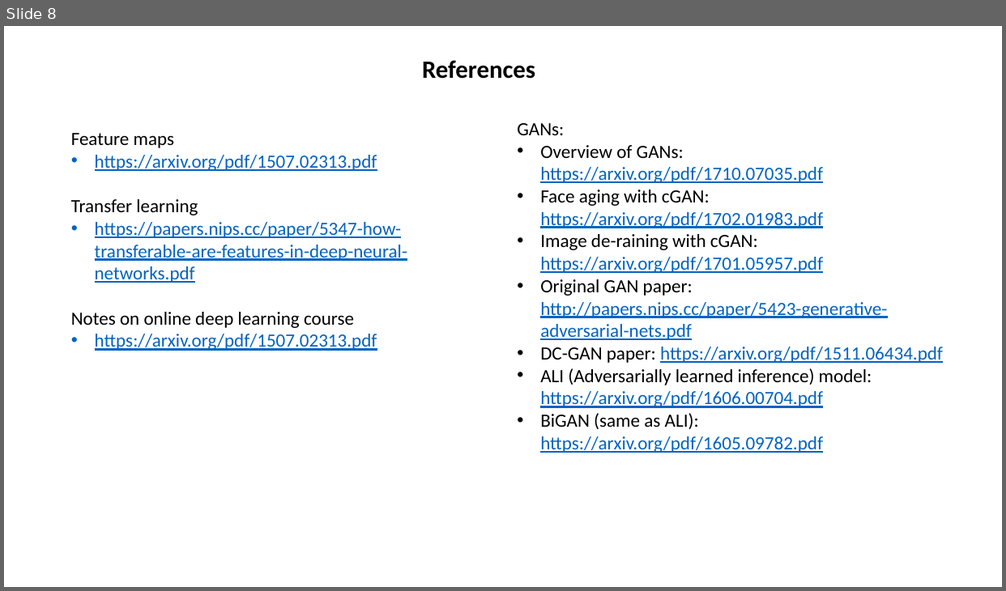
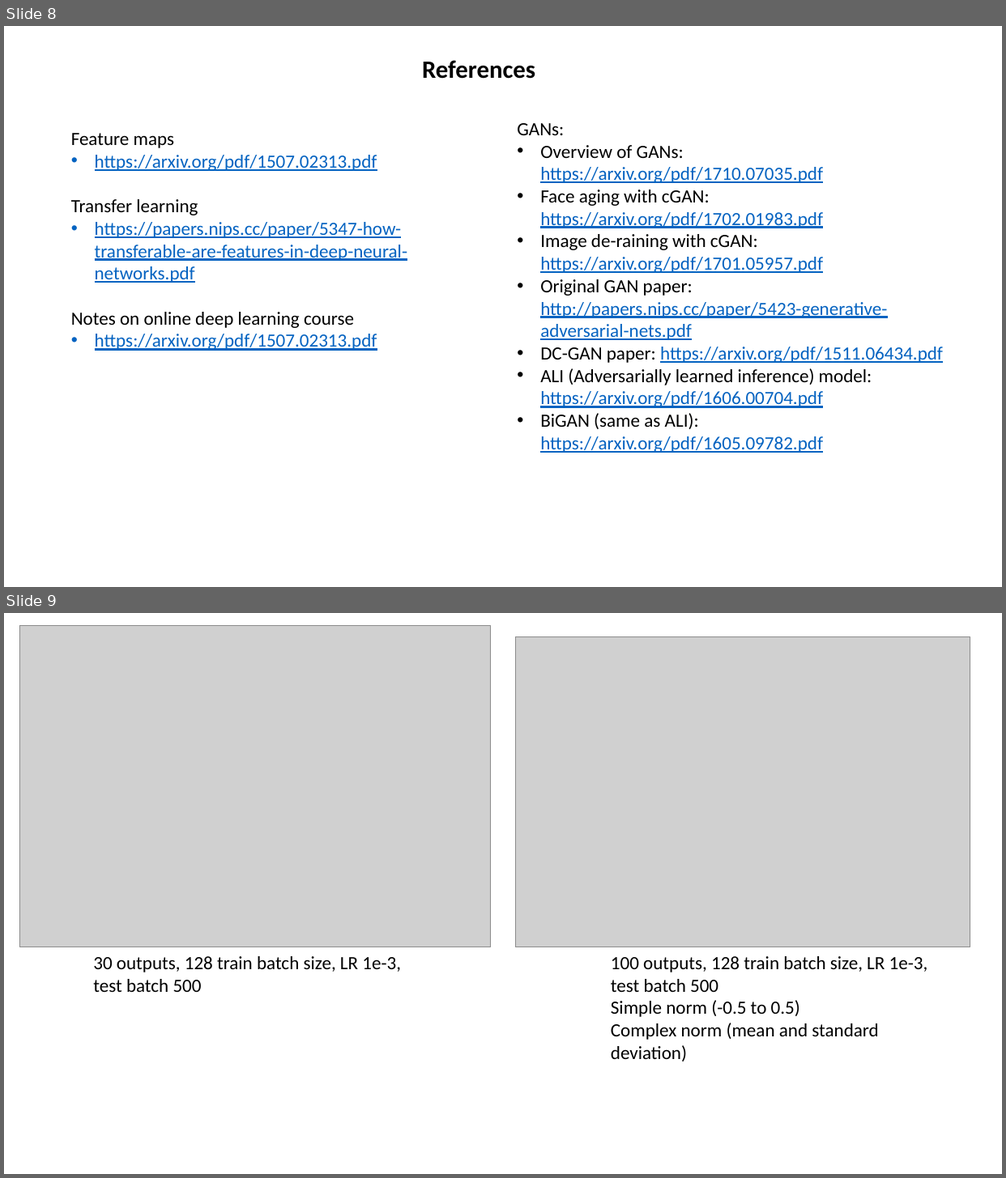
Before and after one commit to SebStrug/ML-for-Chinese-Calligraphy, a slide deck: Compiled graphs.pptx. Shown one above the other, each under a label of ours: slide 8 before the commit, slides 8 and 9 after it. The pictures are 1006x591 and 1006x1178 pixels, drawn with LibreOffice and Linux fonts; fonts in the diff are those of the drawing; grey boxes stand for pictures. Boxes give left, top, right and bottom in pixels: in the first picture for what was removed or moved away, otherwise in the second. Text is boxed around its words. In the diff, an @@ line names an element or a change of style, - is before the commit and + after.

```diff
--- a/Compiled graphs.pptx
+++ b/Compiled graphs.pptx
@@ slide 9 added at (4, 613, 1002, 1174), background #FFFFFF @@
@@ picture added at (19, 626, 491, 948) @@
@@ picture added at (515, 636, 970, 947) @@
@@ text added at (93, 956, 401, 992), 18 pt, text #000000 @@
+30 outputs, 128 train batch size, LR 1e-3, test batch 500
@@ text added at (611, 956, 928, 1062), 18 pt, text #000000 @@
+100 outputs, 128 train batch size, LR 1e-3, test batch 500
+Simple norm (-0.5 to 0.5)
+Complex norm (mean and standard deviation)
```
Also in this commit, not shown: 1 other slide added, 4 other files.
